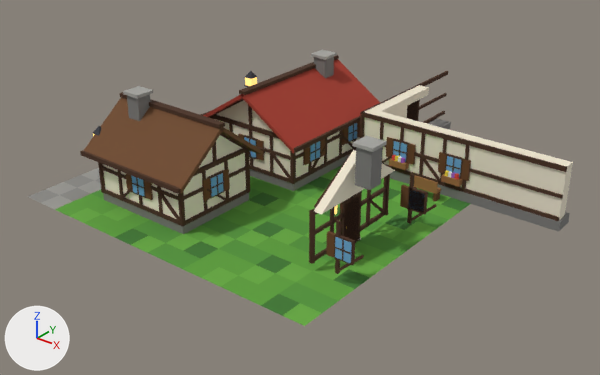
Before and after pictures for a commit that changed the glTF model assets/models/town/chunk_2_3.glb.
Rendered twice from a camera (50 mm lens) standing at (62.7, -82.6, 16.8) and looking at (41.3, -55.9, 0.2). Arrows for +X, +Y and +Z are at lower left; the lights stay in place. The older version comes first. Vertices at exactly the same position are counted once.

The first picture shows 'chunk_2_3'.
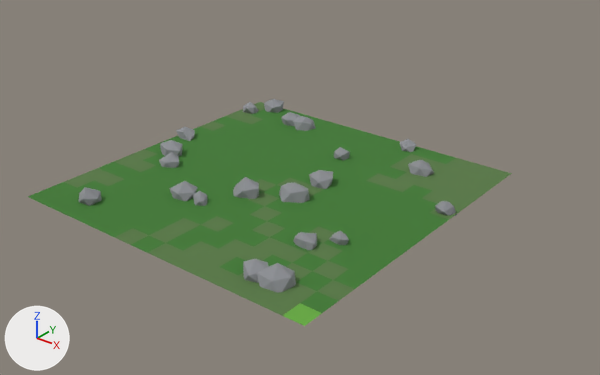
Edits to the bpy script that builds the scene:
```text
Add mat_rock:
    mat_rock = bpy.data.materials.new('rock')
    # nodes: BsdfPrincipled, Mix, OutputMaterial, VertexColor
    # colours: grey #8e9095, mixed with the vertex colours
Add mat_moss:
    mat_moss = bpy.data.materials.new('moss')
    # nodes: BsdfPrincipled, Mix, OutputMaterial, VertexColor
    # colours: dark green #587a45, mixed with the vertex colours
Change me_chunk_2_3:
    used by ob_chunk_2_3; location = (0.0, 0.0, 0.0)
    remove me_chunk_2_3.from_pydata(...)  # 2671 vertices, 4124 faces; spans x 32.0..52.1, y -64.0..-44.0, z 0.0..4.9
    remove me_chunk_2_3.materials.append(mat_wood)
    remove me_chunk_2_3.materials.append(mat_wood_dark)
    remove me_chunk_2_3.materials.append(mat_flower_w)
    remove me_chunk_2_3.materials.append(mat_stone)
    remove me_chunk_2_3.materials.append(mat_stone_light)
    remove me_chunk_2_3.materials.append(mat_stone_dark)
    remove me_chunk_2_3.materials.append(mat_iron)
    remove me_chunk_2_3.materials.append(mat_gold)
    remove me_chunk_2_3.materials.append(mat_timber)
    remove me_chunk_2_3.materials.append(mat_glass)
    remove me_chunk_2_3.materials.append(mat_glow)
    remove me_chunk_2_3.materials.append(mat_flower_y)
    remove me_chunk_2_3.materials.append(mat_flower_p)
    remove me_chunk_2_3.materials.append(mat_flower_r)
    remove me_chunk_2_3.materials.append(mat_plaster)
    remove me_chunk_2_3.materials.append(mat_roof_red)
    remove me_chunk_2_3.materials.append(mat_roof_brown)
    add me_chunk_2_3.from_pydata(...)  # 541 vertices, 932 faces; spans x 32.0..48.0, y -64.0..-47.9, z -0.5..0.8
    me_chunk_2_3 part 1: 285 loose pieces with 2334 vertices, spanning x 34.2..52.0, y -62.6..-44.0, z 0.0..4.9, are deleted
    me_chunk_2_3 part 2
    47 vertices are removed from x 36.0..52.1, y -56.0..-44.9, z 0.0..2.9
    84 faces are deleted
    1 vertex moves within x 41.0, y -54.9, z 0.4
    251 vertices are added at x 32.0..48.0, y -63.1..-47.9, z -0.5..0.8
    420 new faces join them, mat_rock
    me_chunk_2_3 part 3: 76 faces spanning x 34.0..48.0, y -63.0..-48.0, z 0.0 switch from mat_grass_b to mat_grass_dark
    me_chunk_2_3 part 4: 20 faces spanning x 39.0..47.0, y -64.0..-55.0, z 0.0 switch from mat_grass_b to mat_moss
    me_chunk_2_3 part 5: 86 faces spanning x 34.0..48.0, y -64.0..-48.0, z 0.0 switch from mat_grass_c to mat_grass_dark
    me_chunk_2_3 part 6: 12 faces spanning x 43.0..47.0, y -64.0..-52.0, z 0.0 switch from mat_grass_c to mat_moss
    me_chunk_2_3 part 7: 126 faces spanning x 34.0..48.0, y -64.0..-48.0, z 0.0 switch from mat_grass_a to mat_grass_dark
    me_chunk_2_3 part 8: 28 faces spanning x 39.0..48.0, y -64.0..-52.0, z 0.0 switch from mat_grass_a to mat_moss
    me_chunk_2_3 part 9: 12 faces spanning x 38.0..48.0, y -64.0..-52.0, z 0.0 switch from mat_grass_dark to mat_moss
    me_chunk_2_3 part 10: 20 faces spanning x 32.0..34.0, y -64.0..-48.0, z 0.0 switch from mat_cobble_b to mat_grass_dark
    me_chunk_2_3 part 11: 12 faces spanning x 32.0..34.0, y -62.0..-49.0, z 0.0 switch from mat_cobble_b to mat_moss
    me_chunk_2_3 part 12: 22 faces spanning x 32.0..34.0, y -64.0..-49.0, z 0.0 switch from mat_cobble_a to mat_grass_dark
    me_chunk_2_3 part 13: 10 faces spanning x 32.0..33.0, y -61.0..-48.0, z 0.0 switch from mat_cobble_a to mat_moss
    me_chunk_2_3 part 14: 14 faces spanning x 42.0..45.0, y -52.0..-48.0, z 0.0 switch from mat_wood_floor to mat_grass_dark
    me_chunk_2_3 part 15: 34 faces spanning x 43.0..48.0, y -52.0..-48.0, z 0.0 switch from mat_wood_floor to mat_moss
    add me_chunk_2_3.materials.append(mat_rock)
```

Where the change shows, as pixel boxes (x1, y1, x2, y2) in the pictures (600 x 375 px):
'chunk_2_3', reshaped (11% narrower, 18% shorter): before (28, 50, 573, 326); after (28, 99, 512, 326)
part 1 of me_chunk_2_3, deleted: before (80, 50, 567, 274)
part 2 of me_chunk_2_3, cut back: before (215, 85, 573, 232); after (79, 99, 457, 292)
part 3 of me_chunk_2_3, recoloured: before (91, 164, 449, 313); after (99, 117, 449, 313)
part 4 of me_chunk_2_3, recoloured: before (147, 184, 333, 303); after (147, 178, 342, 303)
part 5 of me_chunk_2_3, recoloured: before (70, 170, 437, 278); after (70, 109, 437, 278)
part 6 of me_chunk_2_3, recoloured: (201, 192, 451, 286) in both
part 7 of me_chunk_2_3, recoloured: before (55, 185, 440, 291); after (55, 114, 437, 291)
part 8 of me_chunk_2_3, recoloured: before (183, 177, 460, 306); after (167, 174, 460, 306)
part 9 of me_chunk_2_3, recoloured: (115, 192, 470, 316) in both
part 10 of me_chunk_2_3, recoloured (grey to green): before (28, 188, 91, 203); after (28, 109, 286, 203)
part 11 of me_chunk_2_3, recoloured (grey to green): before (65, 175, 100, 188); after (65, 109, 263, 188)
part 12 of me_chunk_2_3, recoloured (grey to green): before (42, 181, 101, 209); after (42, 110, 275, 209)
part 13 of me_chunk_2_3, recoloured: before (82, 168, 100, 180); after (82, 102, 265, 180)
part 14 of me_chunk_2_3, recoloured (green): after (362, 146, 455, 179)
part 15 of me_chunk_2_3, recoloured (green): after (390, 154, 512, 203)
